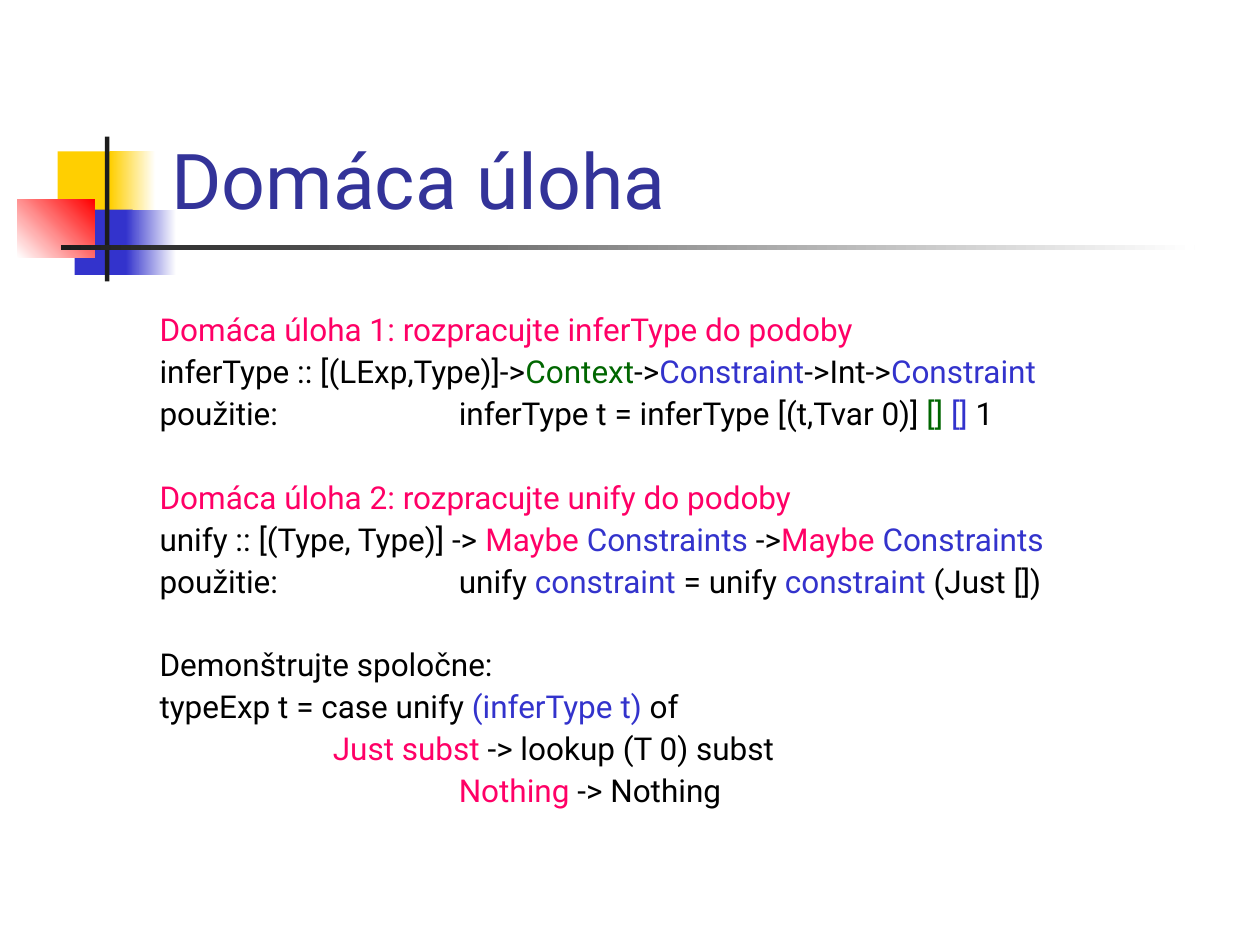
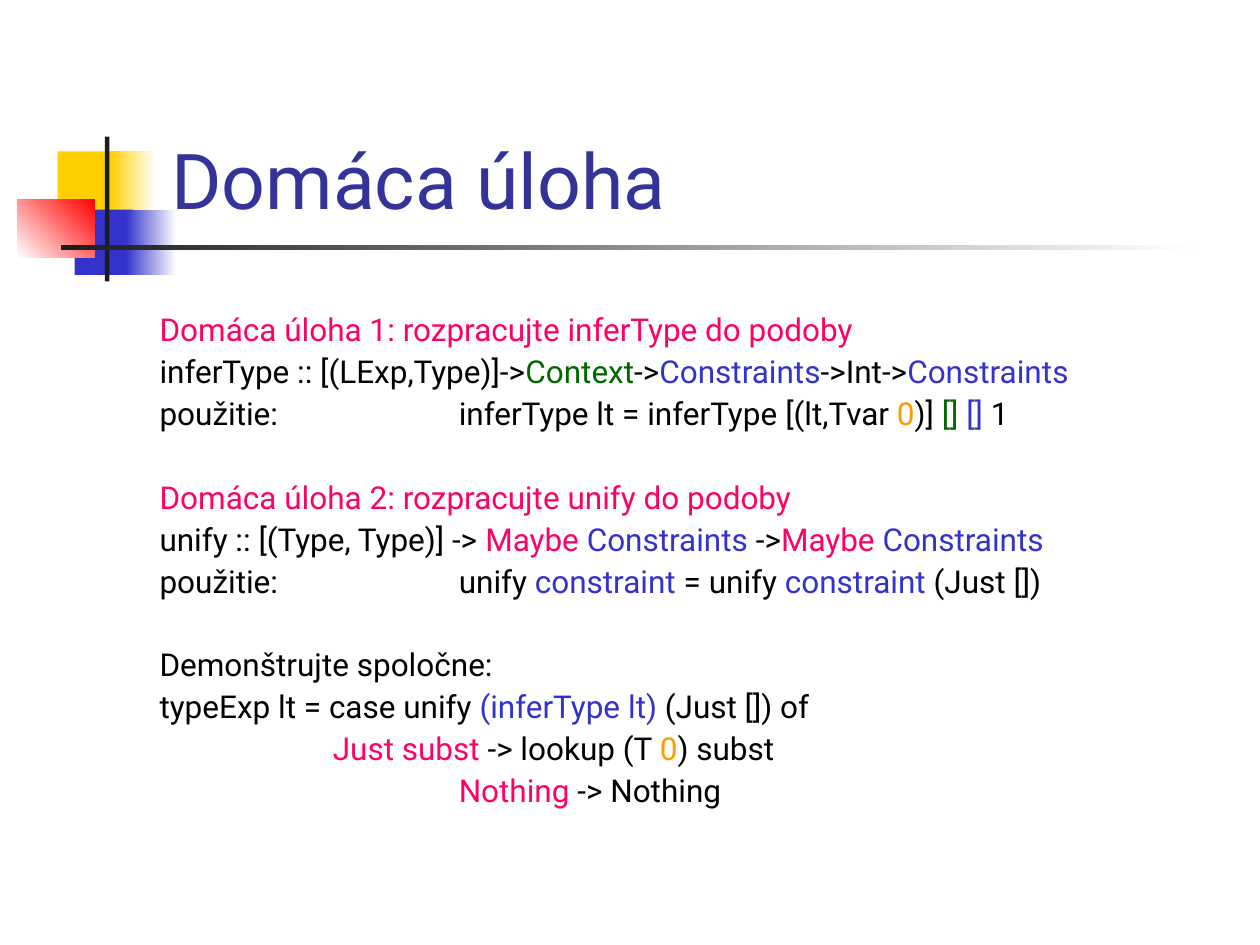
Before and after one commit to Funkcionalne/Prednasky, a slide deck: slide 29 of 08/08_fpro.ppt (slide 28 before the commit). Drawn at 1260x945 pixels with LibreOffice and Linux fonts; fonts in the diff are those of the drawing. Boxes give left, top, right and bottom in pixels: in the first picture for what was removed or moved away, otherwise in the second. Text is boxed around its words. In the diff, an @@ line names an element or a change of style, - is before the commit and + after.

```diff
--- a/08/08_fpro.ppt
+++ b/08/08_fpro.ppt
@@ text at (160, 357, 1068, 432): text changed @@
-inferType :: [(LExp,Type)]->Context->Constraint->Int->Constraint
-použitie: inferType t = inferType [(t,Tvar 0)] [] [] 1
+inferType :: [(LExp,Type)]->Context->Constraints->Int->Constraints
+použitie: inferType lt = inferType [(lt,Tvar 0)] [] [] 1
@@ text at (160, 693, 809, 725): text changed @@
-typeExp t = case unify (inferType t) of
+typeExp lt = case unify (inferType lt) (Just []) of
@@ text at (333, 735, 774, 767): text colour #000000 to #FF9900 in "0)" @@
```
Also in this commit, not shown: 10 other slides changed, 3 slides added, 1 slide removed, 1 other file.
